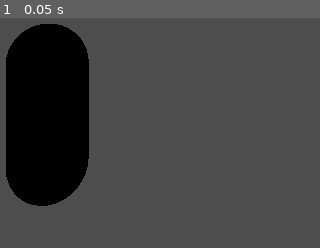
Above: before the commit, frame 1.
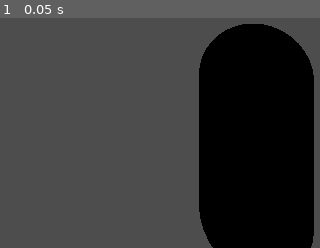
Above: after the commit, the same moment.

Repository: MageOfTal/Burn
Game: Godot game, scene res://player/player.tscn
Same seed, same stepped clock (60 frames per second), same inputs: the game is played once before the commit and once after it. This scene is started directly instead of the project's main scene.
Inputs:
- Up to frame 1 (0.05 s): no input

The runs differ from the first frame. In frame 1, 51% of the frame differs, in the area x 1-99%, y 2-100%.

Commit message:
Fix slide terrain-following and move camera to right shoulder
Slide physics:
- Skip global gravity during slides (slide manages its own Y velocity)
- Redirect slide velocity toward downhill on steep slopes instead of
  launching off the terrain — slides now curve to follow the surface
- Stronger dynamic snap-down force that scales with speed and steepness
- Don't cancel slide from low speed on steep slopes (gravity keeps you going)
- Only cancel airborne slide if speed is low (fast slides survive cresting bumps)

Camera:
- Move SpringArm3D offset from +1.0 to -0.8 X (player now on right of screen)
- Reduce spring_length from 3.0 to 2.2 (camera closer to player)

Co-Authored-By: Claude Opus 4.6 <noreply@anthropic.com>

Diff:
--- a/player/player.gd
+++ b/player/player.gd
@@ -118,8 +118,8 @@
 	if _slide_cooldown_timer > 0.0:
 		_slide_cooldown_timer -= delta
 
-	# Gravity
-	if not is_on_floor():
+	# Gravity (skip during slide — slide manages its own Y velocity)
+	if not is_on_floor() and not is_sliding:
 		velocity.y -= gravity * delta
 
 	# Rotation from look input
@@ -240,6 +240,9 @@
 
 func _process_slide(delta: float) -> void:
 	## Server-only: process slide movement with slope awareness.
+	## The slide follows the terrain surface — on downhill slopes the player
+	## accelerates and the velocity is redirected along the slope, preventing
+	## the "launch off the hill" problem.
 	var on_floor := is_on_floor()
 
 	# --- Airborne grace: allow brief air time over bumps without cancelling ---
@@ -253,8 +256,14 @@
 	# slope_steepness: 0.0 on flat, ~0.26 at 15°, ~0.5 at 30°, ~0.71 at 45°
 	var slope_steepness := sqrt(1.0 - floor_normal.y * floor_normal.y)
 
-	# Downhill direction projected onto the slope plane (horizontal component only)
+	# Downhill direction on the slope surface (full 3D, not just horizontal)
 	var downhill_3d := (Vector3.DOWN - floor_normal * Vector3.DOWN.dot(floor_normal))
+	if downhill_3d.length() > 0.001:
+		downhill_3d = downhill_3d.normalized()
+	else:
+		downhill_3d = Vector3.ZERO
+
+	# Horizontal-only downhill for alignment checks
 	var downhill_horiz := Vector3(downhill_3d.x, 0.0, downhill_3d.z)
 	if downhill_horiz.length() > 0.001:
 		downhill_horiz = downhill_horiz.normalized()
@@ -262,7 +271,20 @@
 	# How much our slide direction aligns with the downhill direction (XZ only)
 	var slide_dir := _slide_velocity.normalized()
 	var alignment := slide_dir.dot(downhill_horiz) if downhill_horiz.length() > 0.001 else 0.0
-	# alignment: +1 = sliding downhill, -1 = sliding uphill, 0 = across slope
+
+	# --- On steep slopes, redirect slide velocity toward downhill ---
+	# This is the key fix: instead of launching off the hill, the slide
+	# curves to follow the terrain. Steeper slope = stronger redirection.
+	if on_floor and slope_steepness > 0.1 and alignment > 0.0:
+		var redirect_strength := slope_steepness * 3.0 * delta
+		redirect_strength = minf(redirect_strength, 1.0)
+		var current_speed := _slide_velocity.length()
+		var redirected_dir := slide_dir.lerp(downhill_horiz, redirect_strength).normalized()
+		_slide_velocity = redirected_dir * current_speed
+
+	# Recalculate after potential redirect
+	slide_dir = _slide_velocity.normalized() if _slide_velocity.length() > 0.01 else Vector3.ZERO
+	alignment = slide_dir.dot(downhill_horiz) if downhill_horiz.length() > 0.001 else 0.0
 
 	# --- Apply slope forces based on actual steepness ---
 	if on_floor and slope_steepness > 0.02:
@@ -290,26 +312,33 @@
 	else:
 		_slide_velocity = Vector3.ZERO
 
-	# --- Apply velocity ---
+	# --- Apply velocity: follow the slope surface ---
 	velocity.x = _slide_velocity.x
 	velocity.z = _slide_velocity.z
 
-	# Snap player down onto slopes to prevent bouncing/stuttering
-	if on_floor and slope_steepness > 0.02:
-		velocity.y = -SLIDE_SNAP_DOWN * slope_steepness
-	elif not on_floor:
-		# Apply gravity while briefly airborne (going over bumps)
+	if on_floor:
+		# Project velocity downward along the slope to stay glued to terrain.
+		# Stronger snap on steeper slopes and at higher speeds.
+		var speed_factor := _slide_velocity.length() / SLIDE_INITIAL_SPEED
+		var snap_force := SLIDE_SNAP_DOWN + SLIDE_GRAVITY_ACCEL * slope_steepness * speed_factor
+		velocity.y = -snap_force * maxf(slope_steepness, 0.05)
+	else:
+		# Airborne — apply full gravity so we fall back to the surface
 		velocity.y -= gravity * delta
 
 	# --- End slide conditions ---
 	var should_end := false
-	if _slide_velocity.length() < SLIDE_MIN_SPEED:
+	if _slide_velocity.length() < SLIDE_MIN_SPEED and slope_steepness < 0.15:
+		# Only stop from low speed on flat-ish ground — on steep slopes, gravity
+		# will keep accelerating us, so don't cancel the slide
 		should_end = true
 	if not player_input.action_slide:
 		should_end = true
-	# Only cancel from airborne after grace period expires
+	# Only cancel from airborne after grace period — and NOT if we're clearly
+	# sliding down a hill (high speed means we just crested a bump)
 	if not on_floor and _slide_airborne_timer > SLIDE_AIRBORNE_GRACE:
-		should_end = true
+		if _slide_velocity.length() < SLIDE_INITIAL_SPEED * 0.8:
+			should_end = true
 
 	if should_end:
 		_end_slide()
--- a/player/player.tscn
+++ b/player/player.tscn
@@ -86,8 +86,8 @@
 transform = Transform3D(1, 0, 0, 0, 1, 0, 0, 0, 1, 0, 1.5, 0)
 
 [node name="SpringArm3D" type="SpringArm3D" parent="CameraPivot"]
-transform = Transform3D(1, 0, 0, 0, 1, 0, 0, 0, 1, 1.0, 0.3, 0)
-spring_length = 3.0
+transform = Transform3D(1, 0, 0, 0, 1, 0, 0, 0, 1, -0.8, 0.3, 0)
+spring_length = 2.2
 collision_mask = 1
 script = ExtResource("2_camera")
 
